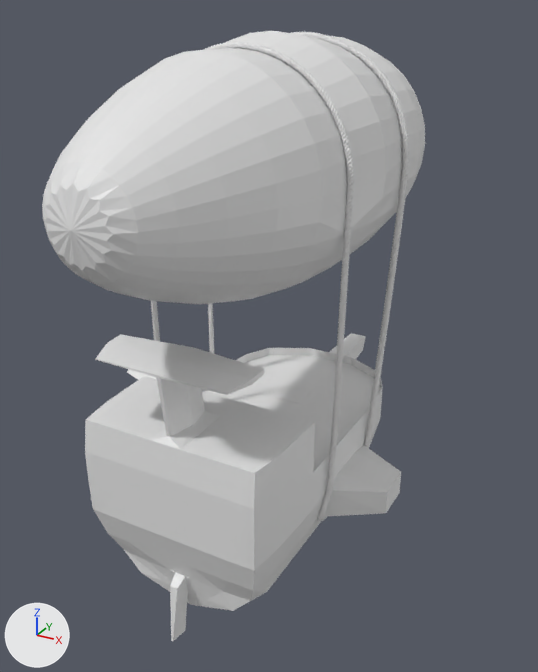
Two versions of the Blender file Boat5 point 7.blend, one commit apart.
Before and after are seen from a 50 mm lens placed at (10.64, -19.1, 16.13), pointed at (0.04, 0.17, 6.49). The axes (+X, +Y, +Z) are drawn at lower left. The lights are the same throughout.
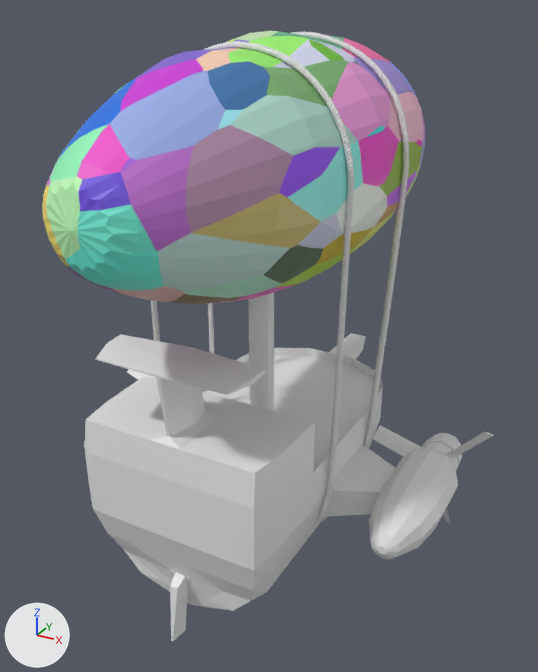
Pixel boxes [x1, y1, x2, y2] of what changed, in the pictures (538 x 672 px):
'Balloon', recoloured
    both: [42, 31, 425, 304]
'Right propeller engine', shown
    after: [369, 433, 462, 559]
'Cylinder.001', shown
    after: [248, 292, 274, 411]
'Right propeller blade', shown
    after: [372, 425, 494, 525]

The change, as a list of edits to the scene's bpy script:
```text
Add mat_blimp_white:
    mat_blimp_white = bpy.data.materials.new('Blimp_White')
    # nodes: BsdfPrincipled, OutputMaterial, TexVoronoi
Change me_cylinder_004:
    where me_cylinder_004.from_pydata(...)  # 481 vertices, 476 faces; spans x -1.94..1.94, y -1.91..1.94, z -4.54..4.62
    add me_cylinder_004.materials.append(mat_blimp_white)
Change ob_right_propeller_engine:
    remove ob_right_propeller_engine.hide_set(True)
Change ob_right_propeller_blade:
    remove ob_right_propeller_blade.hide_set(True)
Change ob_cylinder_001:
    remove ob_cylinder_001.hide_set(True)
```
